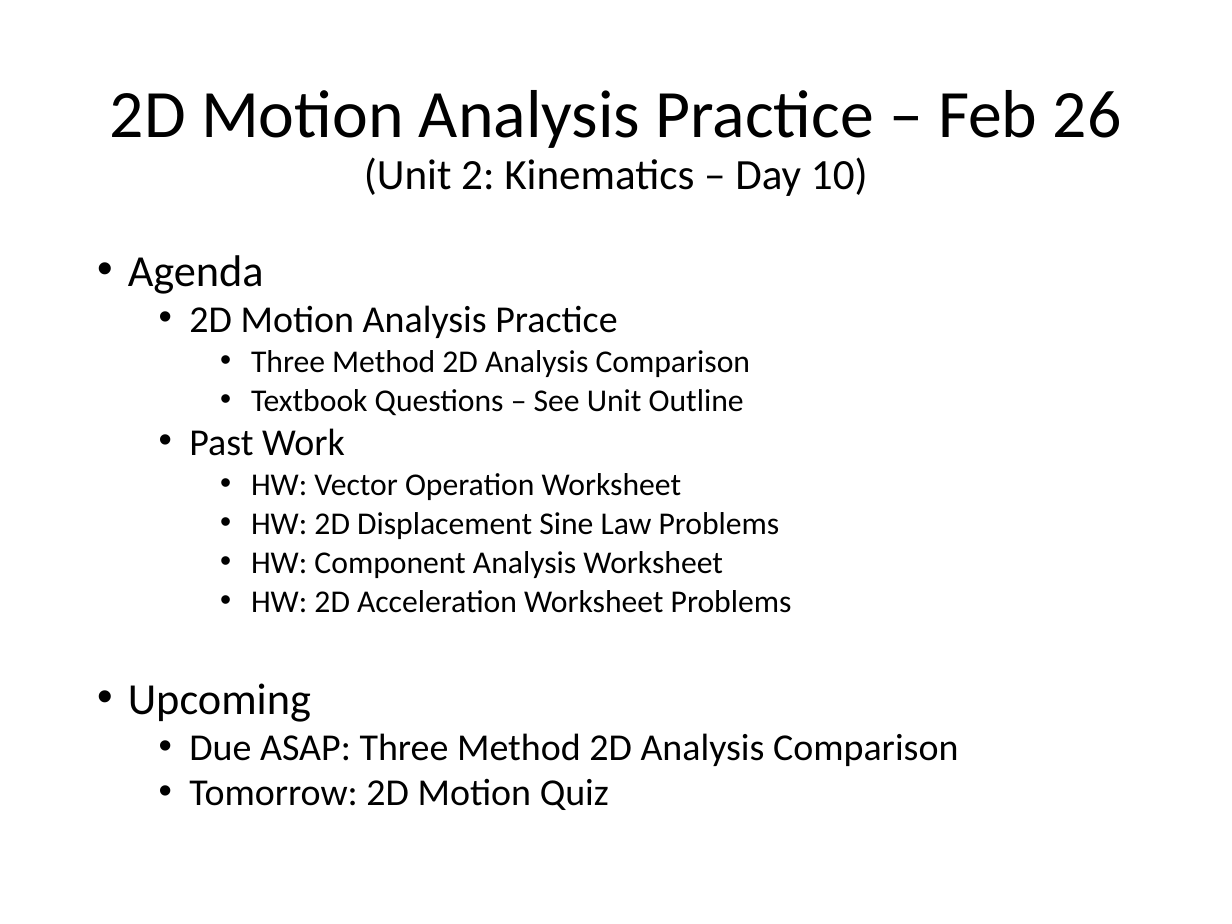
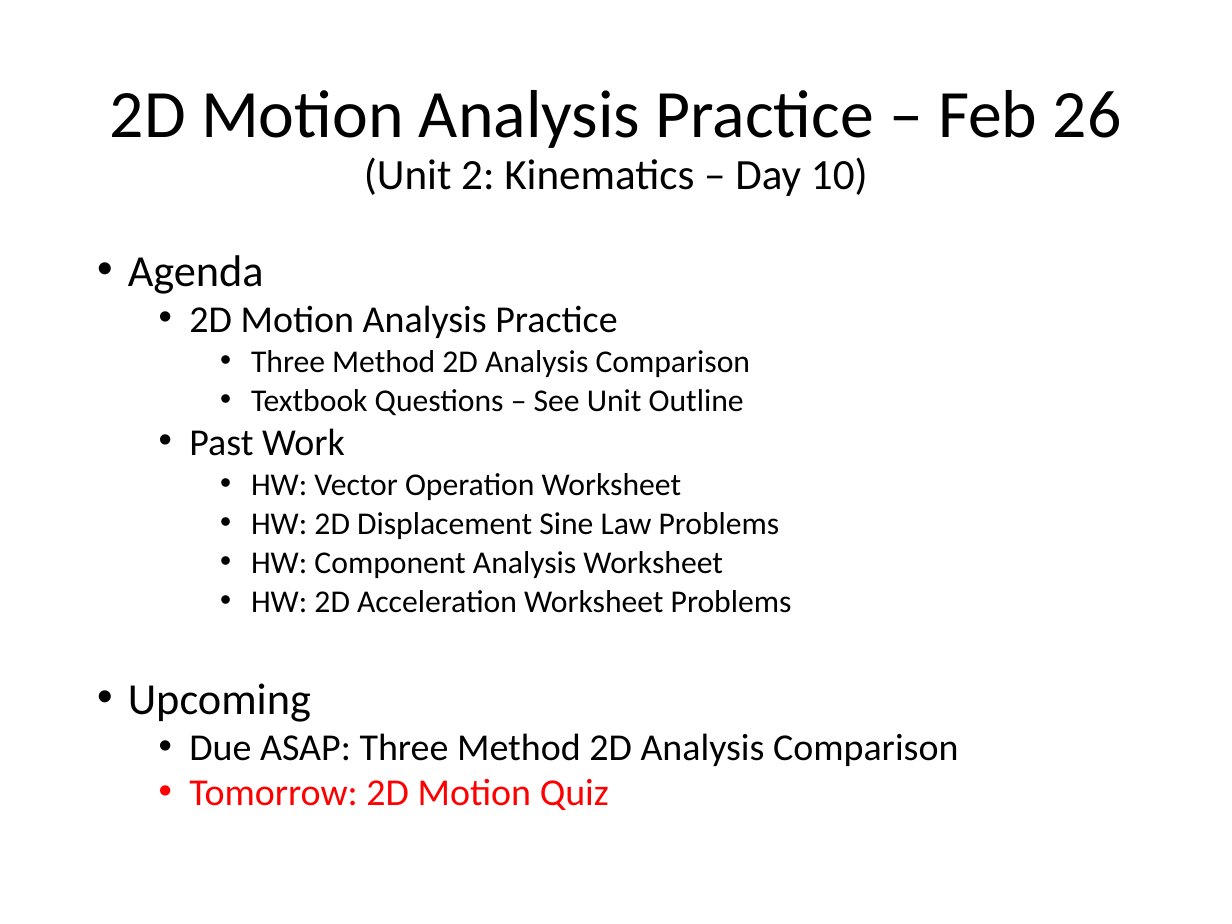
Before and after one commit to Greg5519/SPH4U0, a slide deck: slide 1 of Daily Agendas/Day4.3 MotionAnalysisPractice2D.pptx. Drawn at 1232x924 pixels with LibreOffice and Linux fonts; fonts in the diff are those of the drawing. Boxes give left, top, right and bottom in pixels: in the first picture for what was removed or moved away, otherwise in the second. Text is boxed around its words. In the diff, an @@ line names an element or a change of style, - is before the commit and + after.

```diff
--- a/Daily Agendas/Day4.3 MotionAnalysisPractice2D.pptx
+++ b/Daily Agendas/Day4.3 MotionAnalysisPractice2D.pptx
@@ text at box(189, 778, 609, 810): text colour #000000 to #FF0000 in "Tomorrow: 2D Motion Quiz" @@
```
Also in this commit, not shown: 1 slide added.
